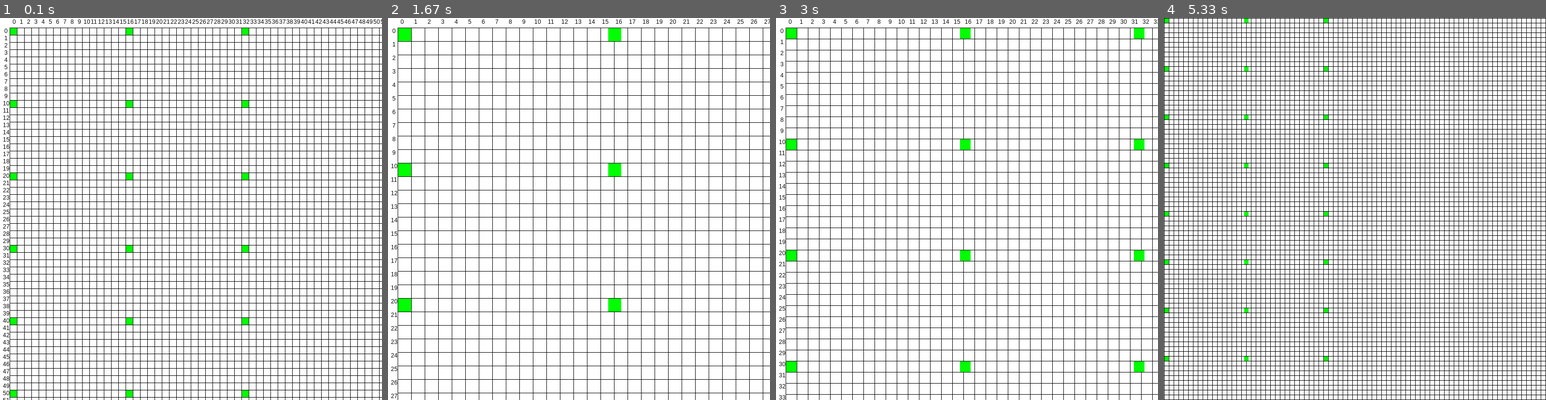
Above: before the commit, frames 1-4 (left to right).
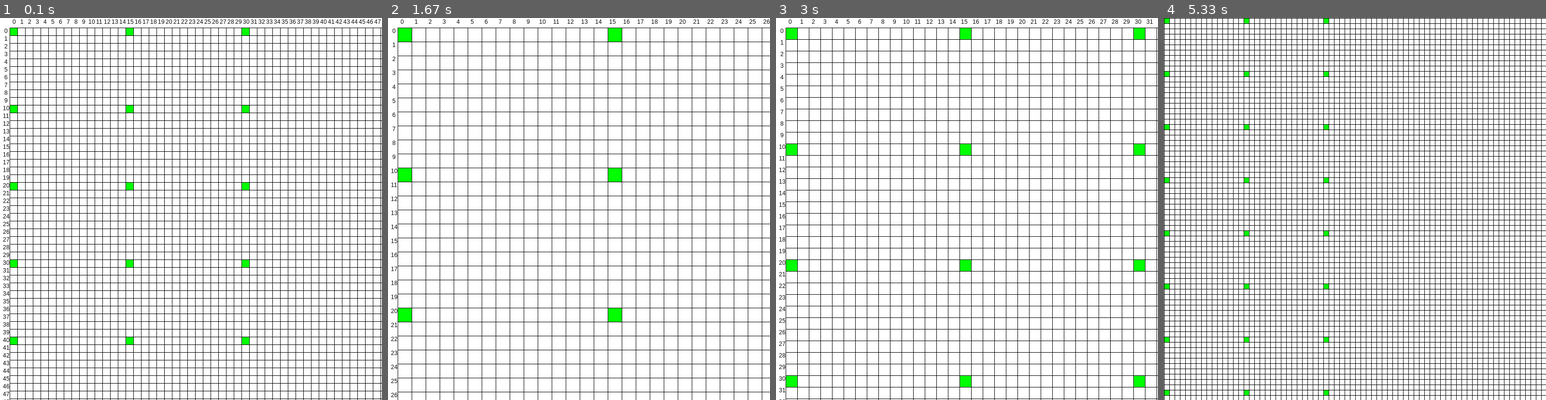
Above: after the commit, the same moments.

Repository: Archanciel/Learning_Pygame
Game: pygame game, started from draw_grid/main.py
Two runs of this game, one before a commit and one after it. Both use one fixed random seed, a clock stepped at 60 frames per second and the inputs below.
Inputs (mouse positions are in pixels of both pictures, inside the frame that each line leads up to):
- Up to frame 1 (0.1 s): no input
- Up to frame 2 (1.67 s): hold Up 0.33-0.8 s; move the mouse to (563, 224) at 0.37 s; hold Down 0.83-1.3 s; move the mouse to (701, 197) at 0.87 s; hold Up from 1.33 s (still down); move the mouse to (487, 212) at 1.37 s
- Up to frame 3 (3 s): release Up at 1.8 s; hold Down 1.83-2.3 s; move the mouse to (848, 151) at 1.87 s; hold Up 2.33-2.8 s; move the mouse to (1024, 75) at 2.37 s; hold Down from 2.83 s (still down); move the mouse to (1012, 243) at 2.87 s
- Up to frame 4 (5.33 s): release Down at 3.3 s; hold Up 3.33-3.8 s; move the mouse to (1362, 79) at 3.37 s; hold Down 3.83-4.3 s; move the mouse to (1217, 197) at 3.87 s; hold Up 4.33-4.8 s; move the mouse to (1358, 251) at 4.37 s; hold Down 4.83-5.3 s; move the mouse to (1343, 144) at 4.87 s

The runs differ from the first frame. In frame 1, 23% of the frame differs, in the area x 0-100%, y 0-100%; in frame 2, 14%; in frame 3, 16%; in frame 4, 30%.

Commit message:
solved zoom in out line drawing and active cell drawing

Diff:
--- a/draw_grid/grid.py
+++ b/draw_grid/grid.py
@@ -10,12 +10,14 @@
         self.initCellValue = initCellValue
         self.setGridDimension()
 
-        '''
-        Dimensioning the internal value grid to the max displayable cell number.
-        Since one cell can occupy a minuimum of 1 px and the grid line width
-        is 1 px, 2 cells will require
-        '''
-        self.cellValueGrid = [[initCellValue for i in range(surface.get_width() // 2)] for j in range(surface.get_height() // 2)]
+
+        #Dimensioning the internal value grid to the max displayable cell number.
+        #Since one cell can occupy a minuimum of 1 px and the grid line width
+        #is 1 px, 2 cells will require 1 + 1 + 1 + 1 + 1 = 5 px.
+        #3 cells require 1 + 1 + 1 + 1 + 1 + 1 + 1 = 7 px.
+        #n cells require (n * 2) + 1 px
+        self.cellValueGrid = [[initCellValue for i in range((surface.get_width() - 1) // 2)] for j in range((surface.get_height() - 1) // 2)]
+
         self.setStartPattern()
         self.font = pg.font.SysFont('arial', int(GRID_COORD_MARGIN_SIZE / 20 * 12), False)
         self.drawAxisLabel = True
@@ -43,8 +45,8 @@
             self.cellValueGrid[i][30] = True
 
     def setGridDimension(self):
-        self.colNb = self.surface.get_width() // self.cellSize
-        self.lineNb = self.surface.get_height() // self.cellSize
+        self.colNb = (self.surface.get_width() - 1) // (self.cellSize + 1)
+        self.lineNb = (self.surface.get_height() - 1) // (self.cellSize + 1)
 
     def draw(self):
         if self.drawAxisLabel:
@@ -52,8 +54,8 @@
         else:
             gridCoordMargin = 0
 
-        for li in range(self.lineNb + 1):
-            liCoord = gridCoordMargin + li * self.cellSize
+        for li in range(self.lineNb + 1): #+1 since the bottom most margin needs to be drawn !
+            liCoord = gridCoordMargin + li * (self.cellSize + 1)
 
             if self.drawAxisLabel:
                 if li < 10:
@@ -64,8 +66,8 @@
                 self.surface.blit(text, (0, liCoord))
 
             pg.draw.line(self.surface, BLACK, (gridCoordMargin, liCoord), (self.surface.get_width(), liCoord))
-        for co in range(self.colNb + 1):
-            colCoord = gridCoordMargin + co * self.cellSize
+        for co in range(self.colNb + 1): #+1 since the right most margin needs to be drawn !
+            colCoord = gridCoordMargin + co * (self.cellSize + 1)
 
             if self.drawAxisLabel:
                 if co < 10:
@@ -84,14 +86,13 @@
                 if self.cellValueGrid[row][col]:
                     pg.draw.rect(self.surface,
                                      GREEN,
-                                     [gridCoordMargin + ((1 + self.cellSize) * col) + 1,
-                                      gridCoordMargin + ((self.cellSize) * row) + 1,
-                                      self.cellSize - 1,
-                                      self.cellSize - 1])
+                                     [gridCoordMargin + 1 + ((1 + self.cellSize) * col),
+                                      gridCoordMargin + 1 + ((1 + self.cellSize) * row),
+                                      self.cellSize,
+                                      self.cellSize])
 
     def zoomIn(self):
         delta = self.cellSize // 10
-        print('zoom in: cellsize {}, delta {}'.format(self.cellSize, delta))
         if delta <= 0:
             delta = 1
 
@@ -104,10 +105,10 @@
             self.drawAxisLabel = True
 
         self.setGridDimension()
+        print('zoom in: cellsize {}, delta {}, col nb {}'.format(self.cellSize, delta, self.colNb))
 
     def zoomOut(self):
         delta = self.cellSize // 10
-        print('zoom out: cellsize {}, delta {}'.format(self.cellSize, delta))
 
         if delta <= 0:
             delta = 1
@@ -116,6 +117,6 @@
             self.cellSize -= delta
             if self.cellSize <= 11:
                 self.drawAxisLabel = False
-        print('end zoom out: cellsize {}, delta {}'.format(self.cellSize, delta))
+        print('zoom out: cellsize {}, delta {}, colnb {}'.format(self.cellSize, delta, self.colNb))
 
         self.setGridDimension()
